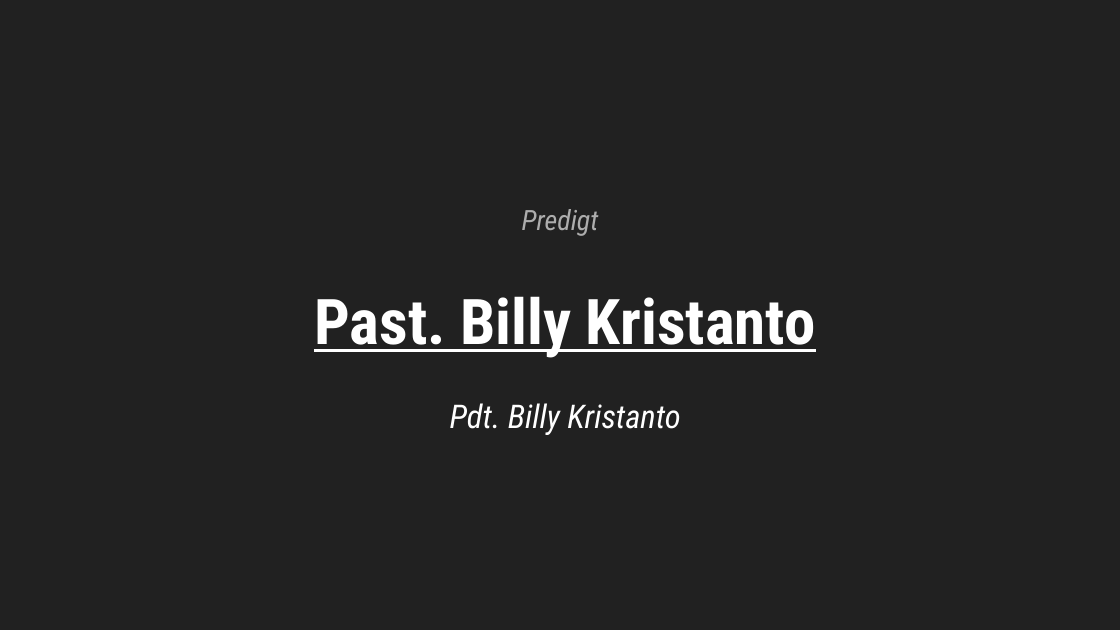
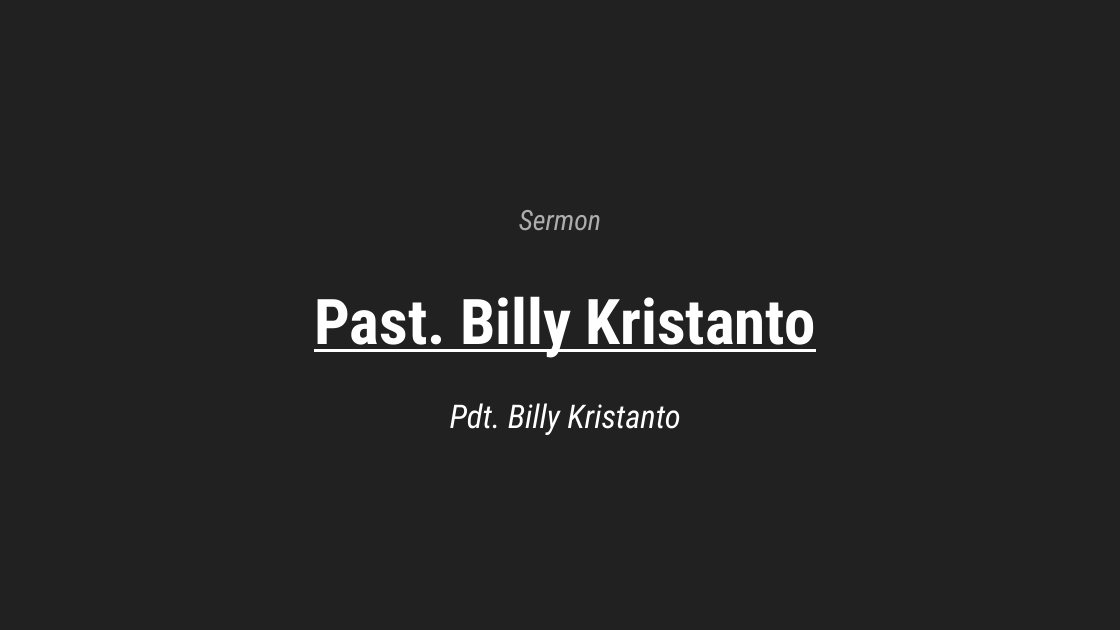
Before and after one commit to stepkurniawan/grii_hamburg_slidemaker, a slide deck: slide 30 of Output/20250323.pptx. Drawn at 1120x630 pixels with LibreOffice and Linux fonts; fonts in the diff are those of the drawing. Boxes give left, top, right and bottom in pixels: in the first picture for what was removed or moved away, otherwise in the second. Text is boxed around its words. In the diff, an @@ line names an element or a change of style, - is before the commit and + after.

```diff
--- a/Output/20250323.pptx
+++ b/Output/20250323.pptx
@@ text at [519, 210, 601, 230]: text changed @@
-Predigt
+Sermon
```
Also in this commit, not shown: 2 other slides changed, 1 slide removed, 1 other file.
